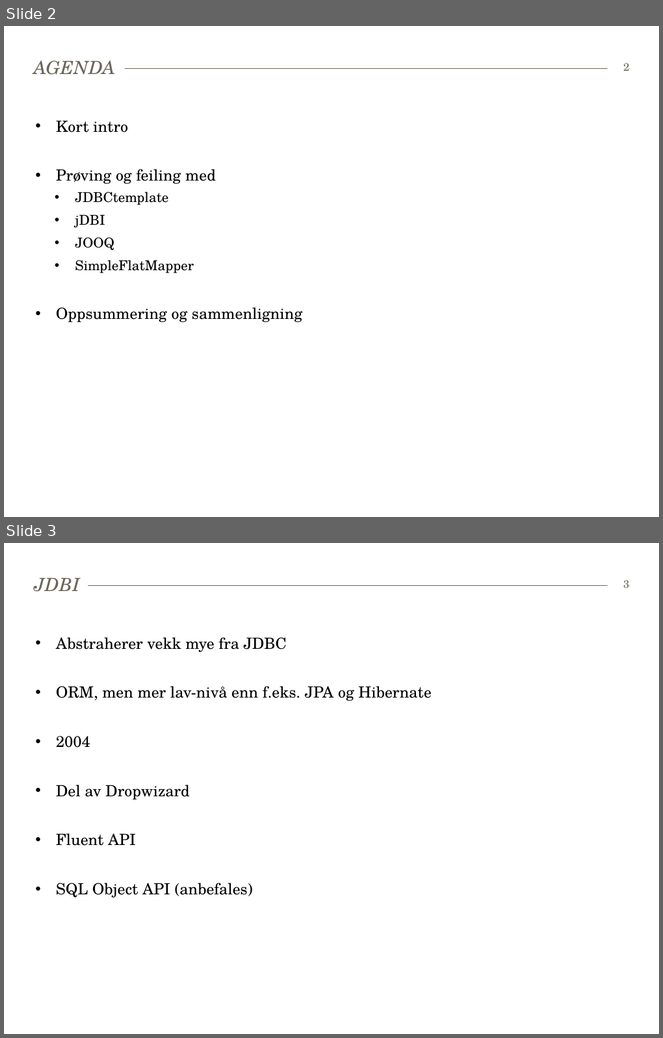
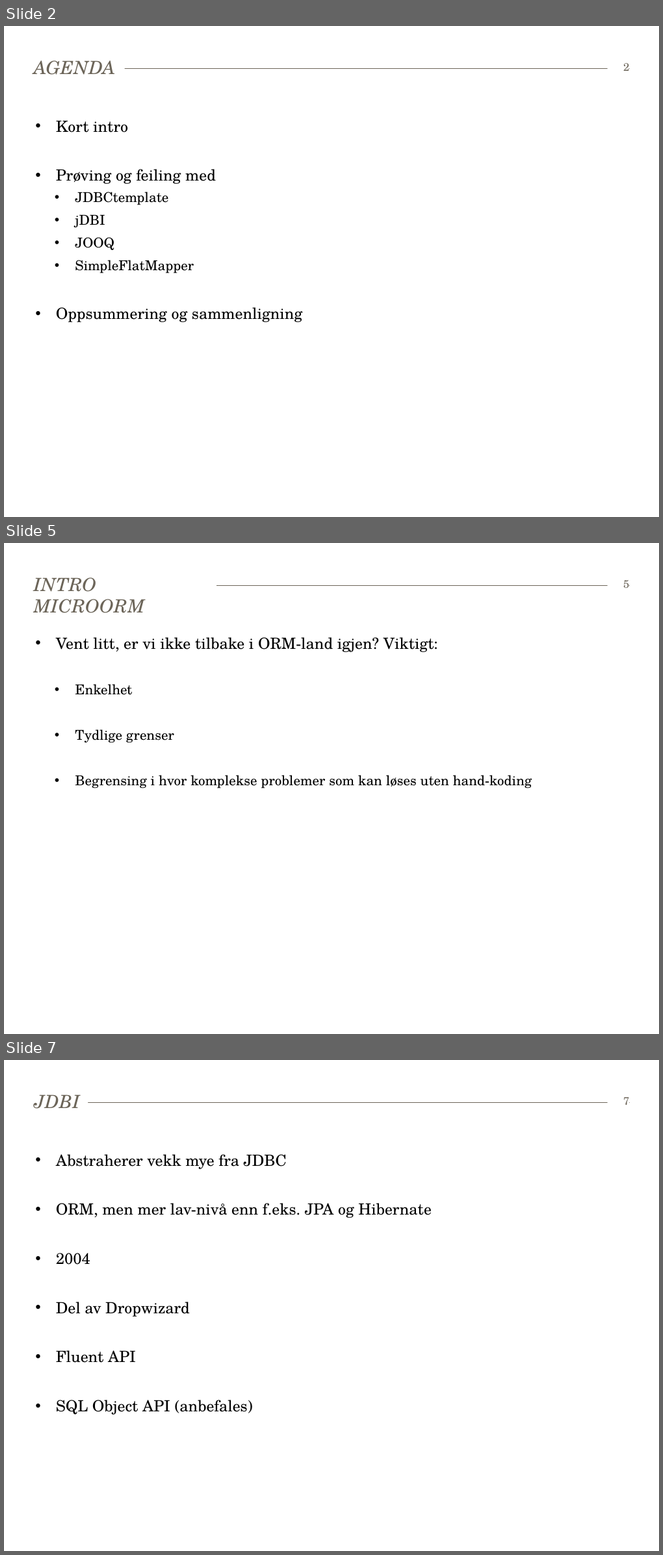
Before and after one commit to Robert-Larsen/java-microorm, a slide deck: Faggruppemøte 170615-microorm.pptx. Shown one above the other, each under a label of ours: slides 2 and 3 before the commit, slides 2, 5 and 7 after it; the slides between them are not shown. The pictures are 663x1038 and 663x1555 pixels, drawn with LibreOffice and Linux fonts; fonts in the diff are those of the drawing. Boxes give left, top, right and bottom in pixels: in the first picture for what was removed or moved away, otherwise in the second. Text is boxed around its words. In the diff, an @@ line names an element or a change of style, - is before the commit and + after.

Commit message:
Added some slides for Intro, JOOQ, SFM and assignments.

```diff
--- a/Faggruppemøte 170615-microorm.pptx
+++ b/Faggruppemøte 170615-microorm.pptx
@@ slide 5 added at (4,543,659,1034), background #FFFFFF; not listed: 1 template element that a slide beside it also shows @@
@@ title added at (34,577,145,613), 20 pt, text #6C6559, italic @@
+INTRO MICROORM
@@ page number added at (623,580,629,588), 12 pt, text #6C6559 @@
+5
@@ text added at (56,637,532,789), 15 pt, text #000000 @@
+• Vent litt, er vi ikke tilbake i ORM-land igjen? Viktigt:
+  • Enkelhet
+  • Tydlige grenser
+  • Begrensing i hvor komplekse problemer som kan løses uten hand-koding
@@ what was slide 3 is now slide 7 @@
@@ page number at (623,1097,629,1105): text changed @@
-3
+7
```
Also in this commit, not shown: 10 other slides added.
